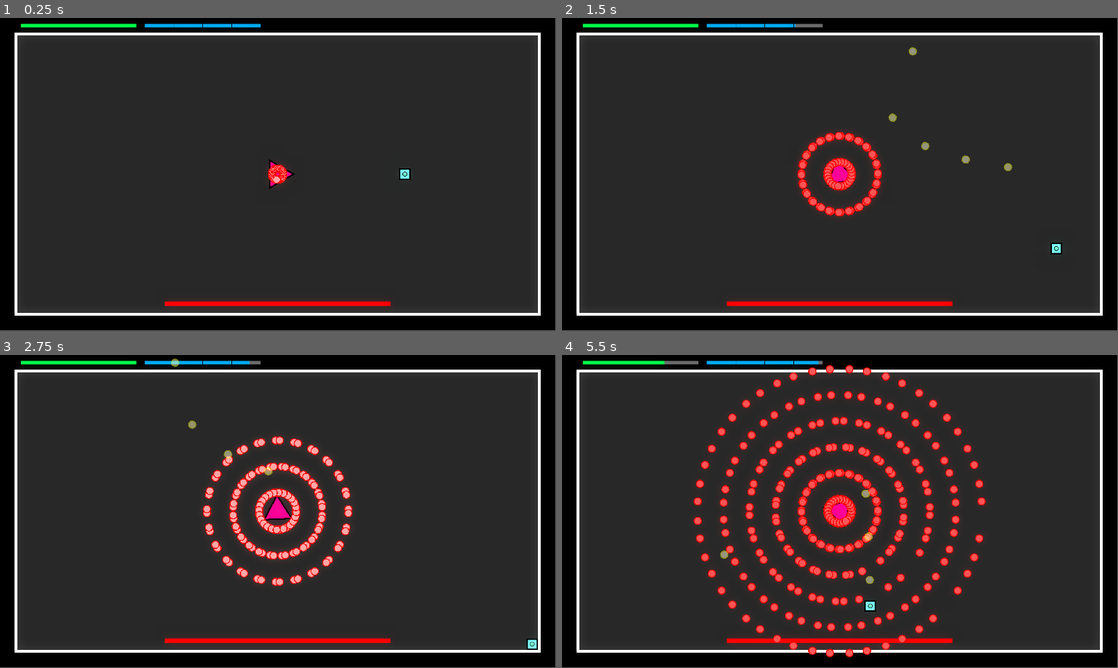
Above: before the commit, frames 1-4 (two rows, left to right).
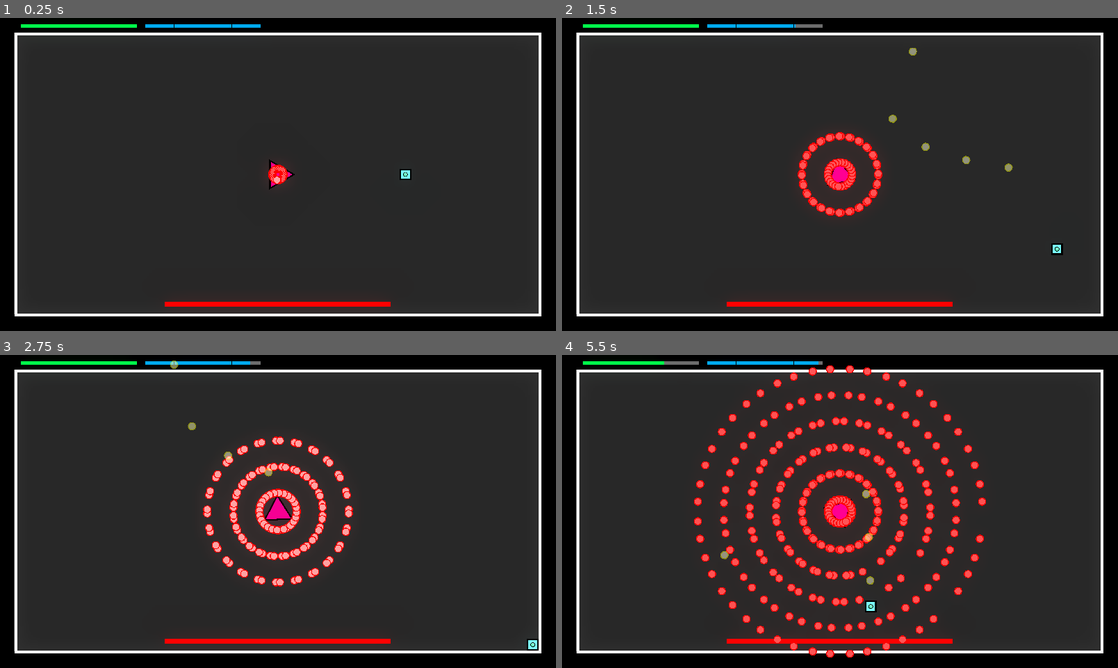
Above: after the commit, the same moments.

Repository: Diego180133/hexadynamic
Game: Godot game, scene res://Main.tscn
Same seed, same stepped clock (60 frames per second), same inputs: the game is played once before the commit and once after it.
Inputs (mouse positions are in pixels of both pictures, inside the frame that each line leads up to):
- Up to frame 1 (0.25 s): no input
- Up to frame 2 (1.5 s): move the mouse to (962, 158) at 0.52 s; press the mouse at (962, 158) at 0.53 s; hold D (Direction_Right) 0.53-1.28 s; move the mouse to (728, 190) at 1.27 s; release the mouse at (728, 190) at 1.28 s; hold S (Direction_Down) from 1.28 s (still down); right-click (728, 190) at 1.35 s
- Up to frame 3 (2.75 s): move the mouse to (333, 442) at 2.02 s; release S (Direction_Down) at 2.03 s; hold D (Direction_Right) from 2.03 s (still down); hold Space (Slow) from 2.03 s (still down)
- Up to frame 4 (5.5 s): move the mouse to (812, 574) at 2.77 s; release D (Direction_Right) at 2.78 s; release Space (Slow) at 2.78 s; hold W (Direction_Up) 2.78-3.53 s; click (812, 574) at 2.85 s; move the mouse to (1006, 558) at 3.52 s; hold A (Direction_Left) 3.53-5.03 s; right-click (1006, 558) at 3.6 s; move the mouse to (673, 464) at 4.27 s; tap Space (Slow) at 4.35 s; move the mouse to (867, 511) at 5.02 s; press the mouse at (867, 511) at 5.03 s; hold S (Direction_Down) from 5.03 s (still down)
In our replay, the window is 799x449 before the commit and 800x450 after it. These sizes can differ from the game's own. Grey fills any space a smaller window leaves; there, only what the larger window draws over its background counts as a difference.

The runs differ from the first frame. In frame 1, 1.2% of the frame differs, in the area x 2-98%, y 1-96%; in frame 2, 1.6%; in frame 3, 2.2%; in frame 4, 3.5%, in the area x 2-98%, y 1-97%.

Commit message:
Changed project so it is stretch -> canvas_items

Diff:
--- a/Main.tscn
+++ b/Main.tscn
@@ -1,6 +1,7 @@
-[gd_scene load_steps=21 format=3 uid="uid://cs5oiq1x3k0wj"]
+[gd_scene load_steps=22 format=3 uid="uid://cs5oiq1x3k0wj"]
 
 [ext_resource type="Script" path="res://wall_hitbox.gd" id="1_8ypco"]
+[ext_resource type="Script" path="res://main.gd" id="1_t5yli"]
 [ext_resource type="Script" path="res://Assasin.gd" id="2_io4e7"]
 [ext_resource type="PackedScene" uid="uid://bi6dep84ir1yg" path="res://red_bullet.tscn" id="3_uby1e"]
 [ext_resource type="Script" path="res://boss_hitbox.gd" id="4_h7g7r"]
@@ -45,6 +46,7 @@
 glow_hdr_threshold = 0.13
 
 [node name="Main" type="Node2D"]
+script = ExtResource("1_t5yli")
 
 [node name="Background2" type="Polygon2D" parent="."]
 position = Vector2(0, -3.99994)
--- /dev/null
+++ b/main.gd
@@ -0,0 +1,11 @@
+extends Node2D
+
+
+# Called when the node enters the scene tree for the first time.
+func _ready() -> void:
+	pass
+
+
+# Called every frame. 'delta' is the elapsed time since the previous frame.
+func _process(delta: float) -> void:
+	pass
--- a/project.godot
+++ b/project.godot
@@ -19,6 +19,7 @@
 
 window/size/viewport_width=1920
 window/size/viewport_height=1080
+window/stretch/mode="canvas_items"
 mouse_cursor/custom_image="res://Assets/Cursor/Cursor.png"
 
 [dotnet]
Not shown, changed: README.md
